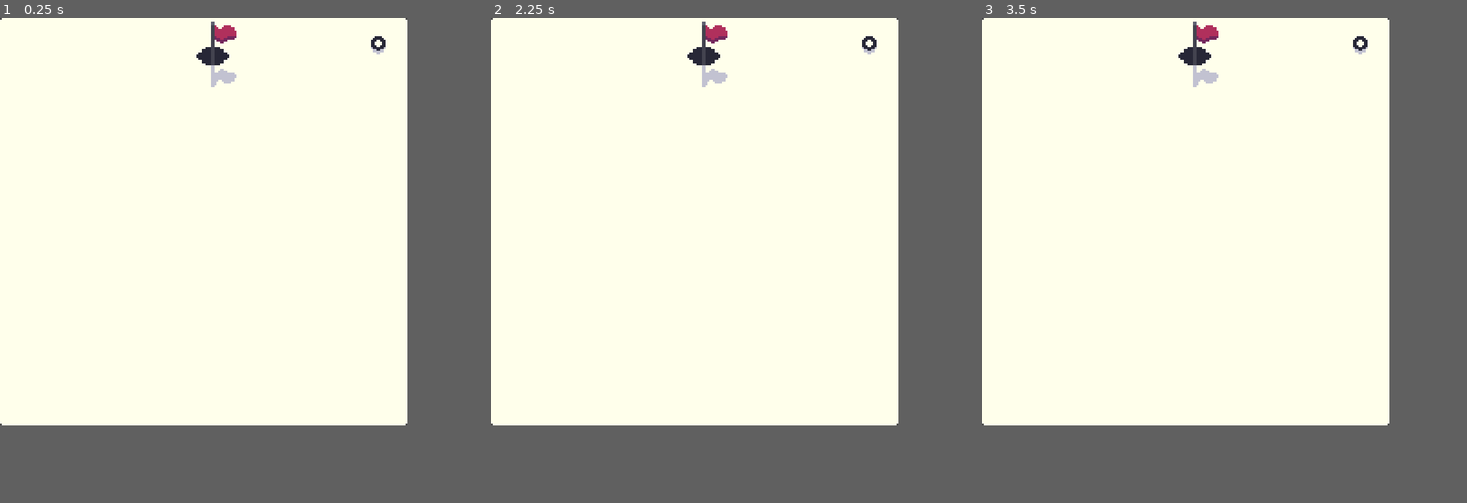
Above: before the commit, frames 1-3 (left to right).
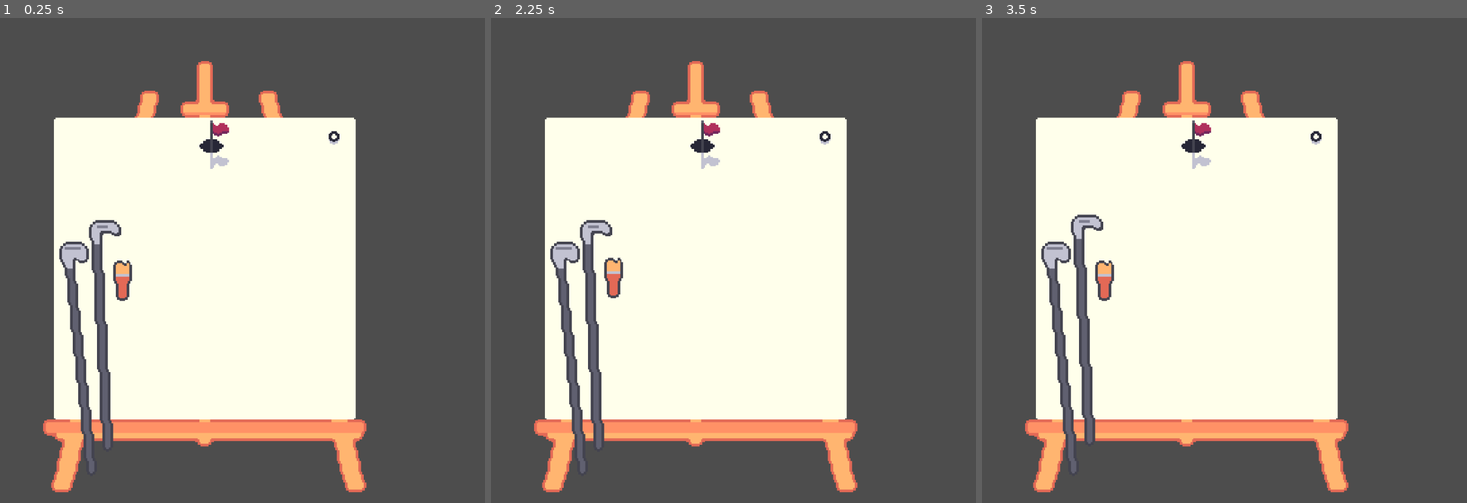
Above: after the commit, the same moments.

Repository: Pojemnik/golfech
Game: Godot game, scene res://scenes/main.tscn
Two runs of this game, one before a commit and one after it. Both use one fixed random seed, a clock stepped at 60 frames per second and the inputs below.
Inputs (mouse positions are in pixels of both pictures, inside the frame that each line leads up to):
- Up to frame 1 (0.25 s): no input
- Up to frame 2 (2.25 s): click (558, 304) at 0.52 s; click (578, 275) at 1.27 s; click (597, 236) at 2.02 s
- Up to frame 3 (3.5 s): click (1049, 304) at 2.77 s
In our replay, the window is 672x672 before the commit and 800x800 after it. These sizes can differ from the game's own. Grey fills any space a smaller window leaves; there, only what the larger window draws over its background counts as a difference.

The runs differ from the first frame. In frame 1, 38% of the frame differs, in the area x 0-84%, y 0-98%; in frame 2, 38%; in frame 3, 38%.

Commit message:
haha hihi

Diff:
--- a/project.godot
+++ b/project.godot
@@ -21,8 +21,8 @@
 
 [display]
 
-window/size/viewport_width=672
-window/size/viewport_height=672
+window/size/viewport_width=900
+window/size/viewport_height=900
 
 [global_group]
 
--- a/scenes/main.tscn
+++ b/scenes/main.tscn
@@ -1,14 +1,24 @@
-[gd_scene load_steps=11 format=3 uid="uid://cir3h3iqn2nq0"]
+[gd_scene load_steps=19 format=3 uid="uid://cir3h3iqn2nq0"]
 
-[ext_resource type="Shader" path="res://hpx.gdshader" id="1_0xm2m"]
+[ext_resource type="Shader" uid="uid://2kmpm3nsa0yf" path="res://hpx.gdshader" id="1_0xm2m"]
 [ext_resource type="Script" uid="uid://cvc5y6y42peap" path="res://scripts/level_loader.gd" id="2_h2yge"]
 [ext_resource type="Script" uid="uid://cl52acjotwrwi" path="res://scripts/level_data.gd" id="3_tbgi4"]
-[ext_resource type="Resource" uid="uid://cugfpqgkgni66" path="res://level_data/TestLevel.tres" id="4_85g3d"]
+[ext_resource type="Resource" path="res://level_data/TestLevel.tres" id="4_85g3d"]
 [ext_resource type="Resource" uid="uid://cjryyp7eb0nfl" path="res://level_data/Level1.tres" id="4_tefeu"]
 [ext_resource type="Resource" uid="uid://25ggux654l50" path="res://level_data/Level2.tres" id="5_tipki"]
 [ext_resource type="Resource" uid="uid://boo4t0v5pd1ih" path="res://level_data/Level3.tres" id="6_85g3d"]
 [ext_resource type="Resource" uid="uid://uxo1ccn85mqg" path="res://level_data/Level4.tres" id="7_choun"]
 [ext_resource type="Script" uid="uid://b7b5aswqoe1vu" path="res://scripts/tools.gd" id="7_o6xl0"]
+[ext_resource type="Texture2D" uid="uid://bokutfbfm2gd1" path="res://ase/easel.png" id="11_ya4ey"]
+[ext_resource type="Texture2D" uid="uid://cabhpl2exoi3s" path="res://tex/driver.png" id="12_trceg"]
+[ext_resource type="Texture2D" uid="uid://c2dos2y4jb1ep" path="res://tex/driver_selected.png" id="13_a8y0u"]
+[ext_resource type="Texture2D" uid="uid://2sfmfusnwfqk" path="res://tex/chipper.png" id="13_jkv2x"]
+[ext_resource type="Texture2D" uid="uid://d2xsat0wfcqm4" path="res://tex/chipper_selected.png" id="14_jbj1t"]
+[ext_resource type="Texture2D" uid="uid://dd3yi3ybc60h8" path="res://tex/paintbrush.png" id="15_jbj1t"]
+[ext_resource type="Texture2D" uid="uid://7m6pufvdwuil" path="res://tex/paintbrush_selected.png" id="16_muem4"]
+
+[sub_resource type="ShaderMaterial" id="ShaderMaterial_choun"]
+shader = ExtResource("1_0xm2m")
 
 [sub_resource type="ShaderMaterial" id="ShaderMaterial_h2yge"]
 shader = ExtResource("1_0xm2m")
@@ -21,12 +31,35 @@
 grow_horizontal = 2
 grow_vertical = 2
 
+[node name="ToolsManager" type="Node" parent="." node_paths=PackedStringArray("chipper", "driver", "paintbrush")]
+script = ExtResource("7_o6xl0")
+bat_forces = Array[float]([10.0, 20.0])
+chipper = NodePath("../UiViewport/SubViewport/Control/Chipper")
+driver = NodePath("../UiViewport/SubViewport/Control/Driver")
+paintbrush = NodePath("../UiViewport/SubViewport/Control/Paintbrush")
+
+[node name="BackgroundViewport" type="SubViewportContainer" parent="."]
+material = SubResource("ShaderMaterial_choun")
+layout_mode = 0
+scale = Vector2(5, 5)
+
+[node name="SubViewport" type="SubViewport" parent="BackgroundViewport"]
+handle_input_locally = false
+render_target_update_mode = 4
+
+[node name="Easel" type="Sprite2D" parent="BackgroundViewport/SubViewport"]
+texture = ExtResource("11_ya4ey")
+centered = false
+
 [node name="SubViewportContainer" type="SubViewportContainer" parent="."]
+texture_filter = 1
 material = SubResource("ShaderMaterial_h2yge")
 layout_mode = 0
-offset_right = 40.0
-offset_bottom = 40.0
-scale = Vector2(6, 6)
+offset_left = 100.0
+offset_top = 185.0
+offset_right = 212.0
+offset_bottom = 297.0
+scale = Vector2(5, 5)
 
 [node name="SubViewport" type="SubViewport" parent="SubViewportContainer"]
 handle_input_locally = false
@@ -35,6 +68,52 @@
 script = ExtResource("2_h2yge")
 levels = Array[ExtResource("3_tbgi4")]([ExtResource("4_85g3d"), ExtResource("4_tefeu"), ExtResource("5_tipki"), ExtResource("6_85g3d"), ExtResource("7_choun")])
 
-[node name="ToolsManager" type="Node" parent="."]
-script = ExtResource("7_o6xl0")
-bat_forces = Array[float]([10.0, 20.0])
+[node name="UiViewport" type="SubViewportContainer" parent="."]
+material = SubResource("ShaderMaterial_choun")
+layout_mode = 0
+scale = Vector2(5, 5)
+
+[node name="SubViewport" type="SubViewport" parent="UiViewport"]
+transparent_bg = true
+handle_input_locally = false
+render_target_update_mode = 4
+
+[node name="Control" type="Control" parent="UiViewport/SubViewport"]
+layout_mode = 3
+anchors_preset = 0
+offset_right = 40.0
+offset_bottom = 40.0
+
+[node name="Driver" type="TextureButton" parent="UiViewport/SubViewport/Control"]
+layout_mode = 0
+offset_left = 19.4
+offset_top = 77.4
+offset_right = 42.4
+offset_bottom = 173.4
+toggle_mode = true
+texture_normal = ExtResource("12_trceg")
+texture_pressed = ExtResource("13_a8y0u")
+
+[node name="Chipper" type="TextureButton" parent="UiViewport/SubViewport/Control"]
+layout_mode = 0
+offset_left = 28.8
+offset_top = 65.6
+offset_right = 48.800003
+offset_bottom = 162.6
+toggle_mode = true
+texture_normal = ExtResource("13_jkv2x")
+texture_pressed = ExtResource("14_jbj1t")
+
+[node name="Paintbrush" type="TextureButton" parent="UiViewport/SubViewport/Control"]
+layout_mode = 0
+offset_left = 39.199997
+offset_top = 86.6
+offset_right = 53.2
+offset_bottom = 107.6
+toggle_mode = true
+texture_normal = ExtResource("15_jbj1t")
+texture_pressed = ExtResource("16_muem4")
+
+[connection signal="pressed" from="UiViewport/SubViewport/Control/Driver" to="ToolsManager" method="_on_driver_pressed"]
+[connection signal="pressed" from="UiViewport/SubViewport/Control/Chipper" to="ToolsManager" method="_on_chipper_pressed"]
+[connection signal="pressed" from="UiViewport/SubViewport/Control/Paintbrush" to="ToolsManager" method="_on_paintbrush_pressed"]
--- a/scripts/level_loader.gd
+++ b/scripts/level_loader.gd
@@ -10,8 +10,6 @@
 	GameManager.game_over.connect(reload_level);
 	GameManager.level_finished.connect(next_level);
 	GameManager.hit_count_increased.connect(on_hit_count_increased);
-	if (get_child_count() > 0):
-		level = get_child(0);
 	if !level:
 		load_level(0);
 
--- a/scripts/tools.gd
+++ b/scripts/tools.gd
@@ -2,6 +2,9 @@
 class_name Tools
 
 @export var bat_forces: Array[float];
+@export var chipper: TextureButton
+@export var driver: TextureButton
+@export var paintbrush: TextureButton
 
 var selected_brush: bool = false;
 var selected_bat: int;
@@ -51,3 +54,18 @@
 	selected_paint = idx;
 	paint_selected.emit(idx);
 	print("Selected paint");
+
+func _on_driver_pressed() -> void:
+	chipper.button_pressed = false
+	paintbrush.button_pressed = false
+	select_bat(0);
+
+func _on_chipper_pressed() -> void:
+	paintbrush.button_pressed = false
+	driver.button_pressed = false
+	select_bat(1);
+
+func _on_paintbrush_pressed() -> void:
+	chipper.button_pressed = false
+	driver.button_pressed = false
+	select_brush()
Binary file added: ase/easel.png
Not shown, added: ase/easel.png.import
Binary file added: tex/chipper.png
Not shown, added: tex/chipper.png.import
Binary file added: tex/chipper_selected.png
Not shown, added: tex/chipper_selected.png.import
Binary file added: tex/driver-mask.bmp
Not shown, added: tex/driver-mask.bmp.import
Binary file added: tex/driver-mask.png
Not shown, added: tex/driver-mask.png.import
Binary file added: tex/driver.png
Not shown, added: tex/driver.png.import
(and 8 more such lines)
